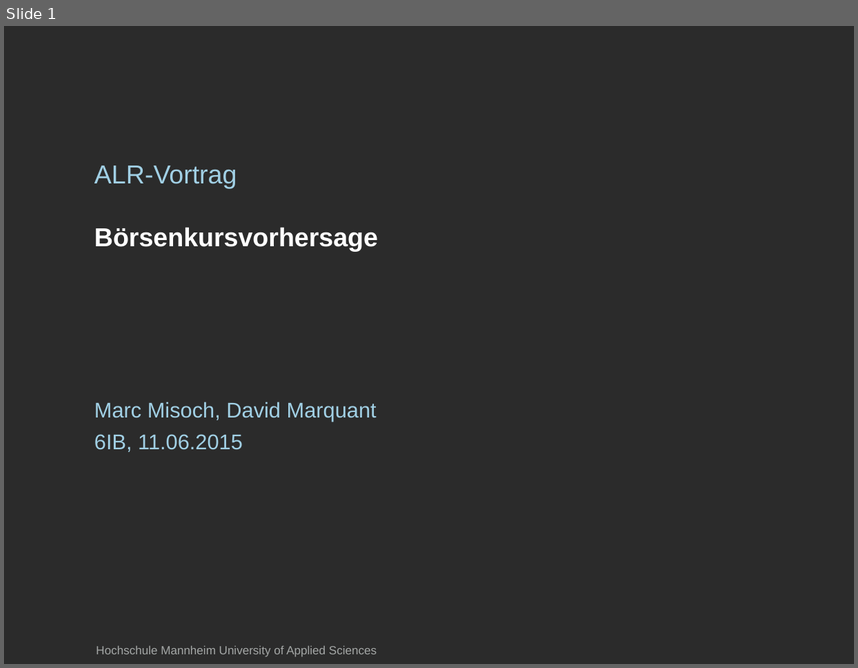
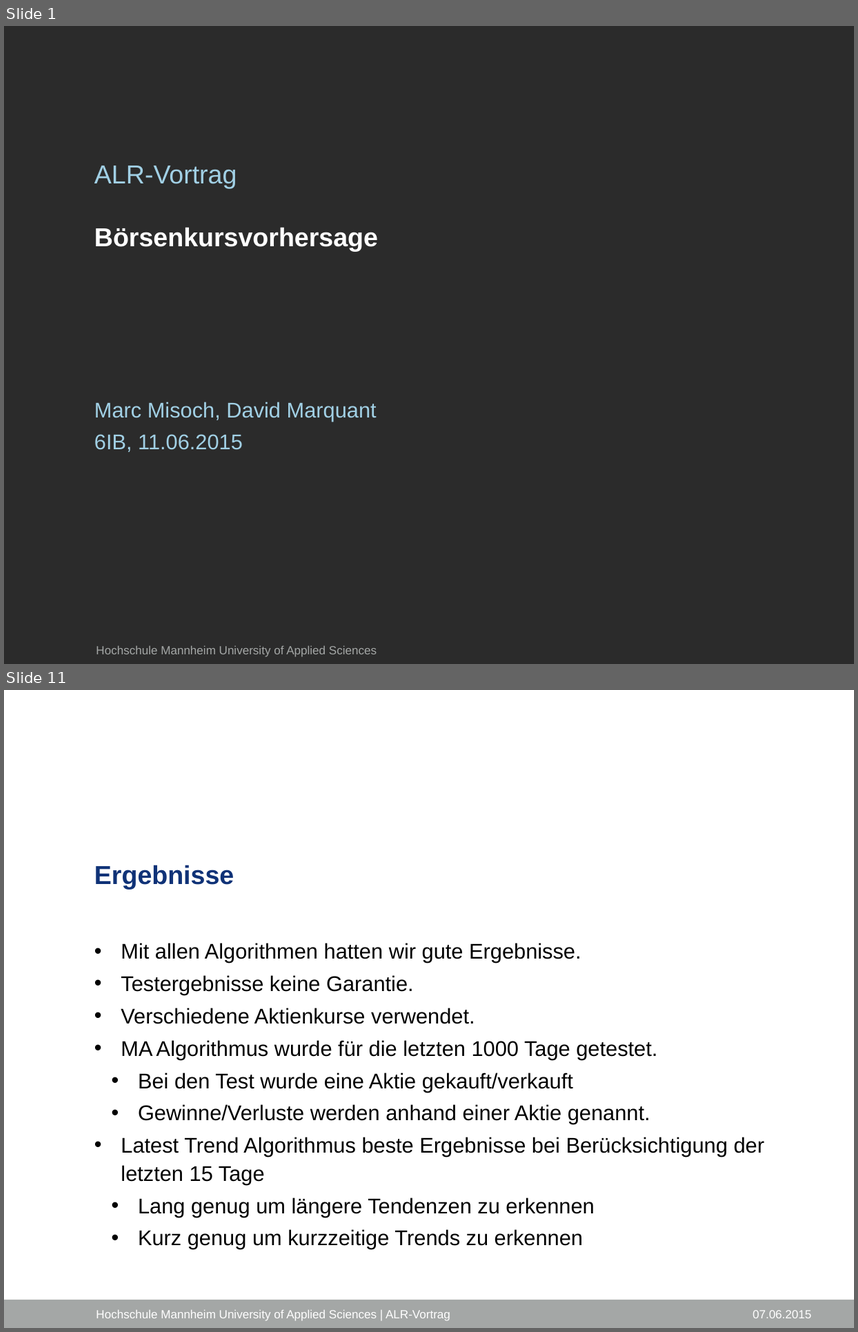
Before and after one commit to SEPSkyware6MM/StockForecast, a slide deck: ALR_Vortrag.pptx. Shown one above the other, each under a label of ours: slide 1 before the commit, slides 1 and 11 after it; the slides between them are not shown. The pictures are 858x668 and 858x1332 pixels, drawn with LibreOffice and Linux fonts; fonts in the diff are those of the drawing; background and template pictures are left out; a plain dark background stands for a picture behind light text. Boxes give left, top, right and bottom in pixels: in the first picture for what was removed or moved away, otherwise in the second. Text is boxed around its words. In the diff, an @@ line names an element or a change of style, - is before the commit and + after.

```diff
--- a/ALR_Vortrag.pptx
+++ b/ALR_Vortrag.pptx
@@ slide 11 added at <box>4,690,854,1328</box>, background #FFFFFF @@
@@ title added at <box>94,865,234,889</box>, 22 pt, text #0F3277, bold @@
+Ergebnisse
@@ text added at <box>121,943,765,1249</box>, 18 pt, text #000000 @@
+• Mit allen Algorithmen hatten wir gute Ergebnisse.
+• Testergebnisse keine Garantie.
+• Verschiedene Aktienkurse verwendet.
+• MA Algorithmus wurde für die letzten 1000 Tage getestet.
+  • Bei den Test wurde eine Aktie gekauft/verkauft
+  • Gewinne/Verluste werden anhand einer Aktie genannt.
+• Latest Trend Algorithmus beste Ergebnisse bei Berücksichtigung der letzten 15 Tage
+  • Lang genug um längere Tendenzen zu erkennen
+  • Kurz genug um kurzzeitige Trends zu erkennen
@@ rectangle added at <box>4,1299,854,1328</box>, fill #A4A7A6 @@
@@ text added at <box>96,1310,450,1321</box>, 10 pt, text #FFFFFF @@
+Hochschule Mannheim University of Applied Sciences | ALR-Vortrag
@@ text added at <box>753,1310,811,1318</box>, 10 pt, text #FFFFFF @@
+07.06.2015
```
Also in this commit, not shown: 6 slides changed, 7 other slides added, 1 other file.
